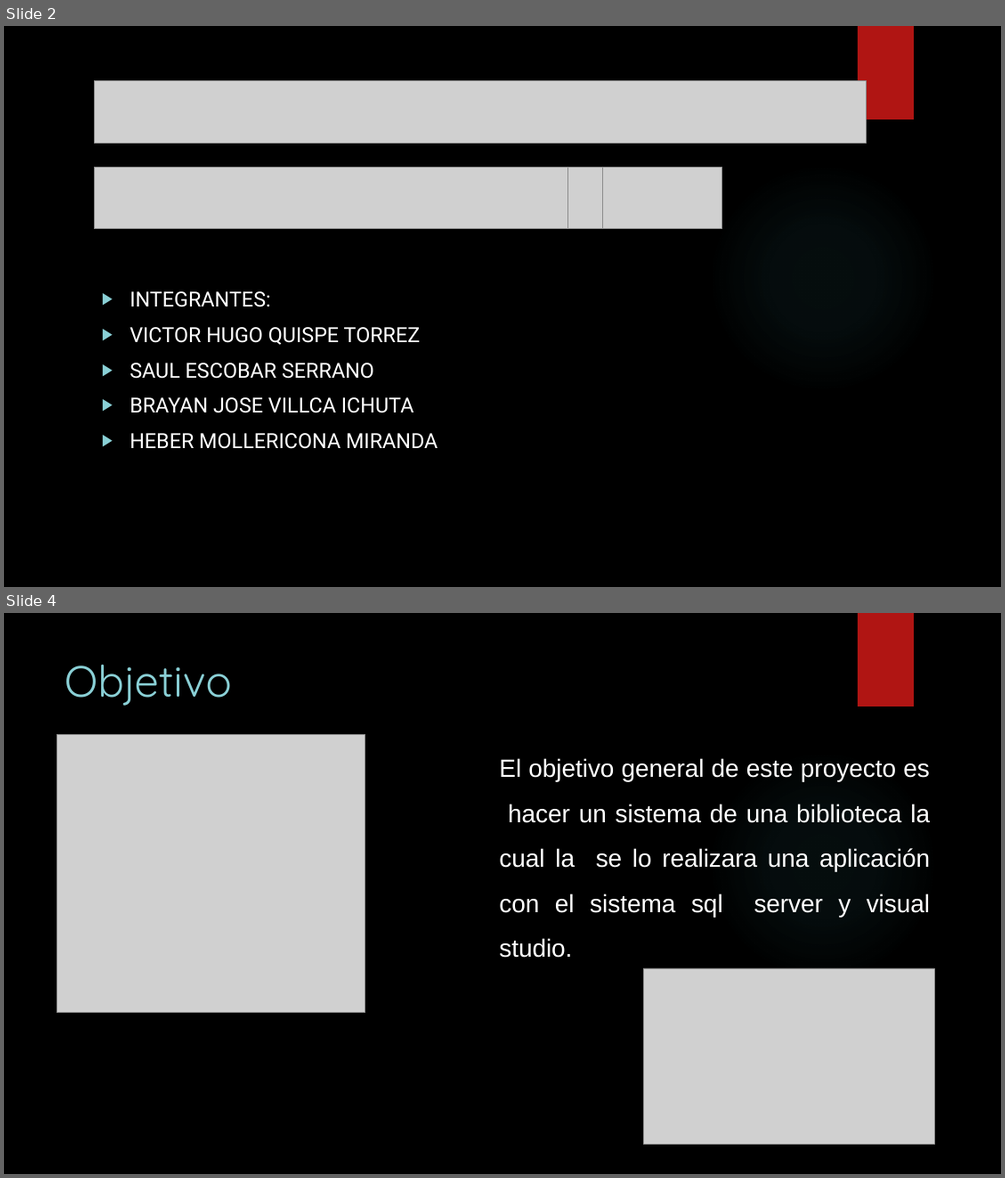
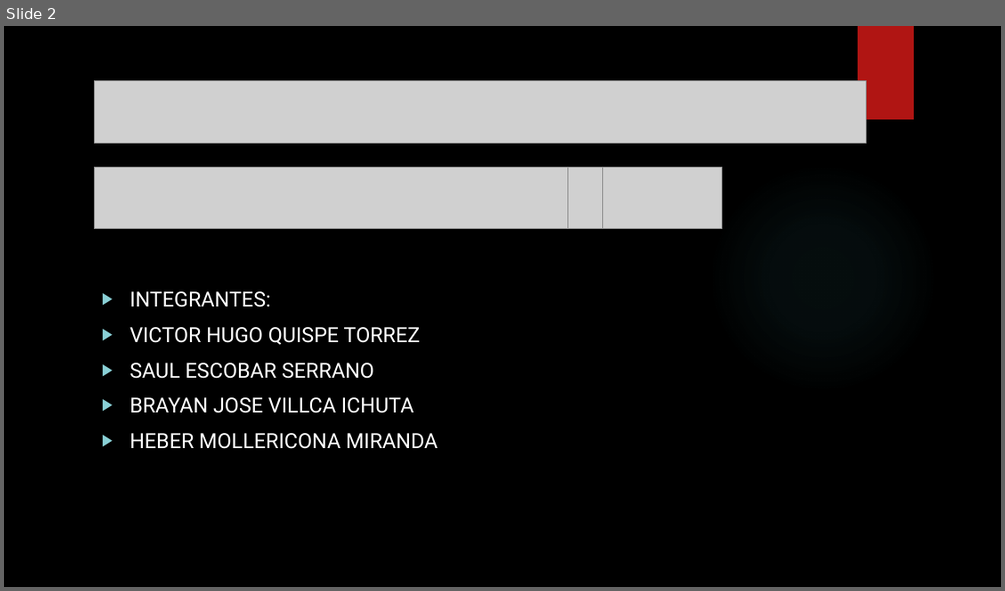
Before and after one commit to VictorQuispe19/BaseDeDatos1, a slide deck: Hito5/ProyectoFinal/PROY_BASE_DE_DATOS.pptx. Shown one above the other, each under a label of ours: slides 2 and 4 before the commit, slide 2 after it; the slides between them are not shown. The pictures are 1005x1178 and 1005x591 pixels, drawn with LibreOffice and Linux fonts; fonts in the diff are those of the drawing; grey boxes stand for pictures; background and template pictures are left out. Boxes give left, top, right and bottom in pixels: in the first picture for what was removed or moved away, otherwise in the second. Text is boxed around its words. In the diff, an @@ line names an element or a change of style, - is before the commit and + after.

```diff
--- a/Hito5/ProyectoFinal/PROY_BASE_DE_DATOS.pptx
+++ b/Hito5/ProyectoFinal/PROY_BASE_DE_DATOS.pptx
@@ slide 4 removed at <box>4,613,1001,1174</box>, background picture (left out); not listed: 2 template elements that a slide beside it also shows @@
@@ title removed at <box>65,665,232,706</box> @@
-Objetivo
@@ picture removed at <box>57,734,365,1013</box> @@
@@ text removed at <box>499,758,930,916</box> @@
-El objetivo general de este proyecto es hacer un sistema de una biblioteca la cual la se lo realizara una aplicación con el sistema sql server y visual studio.
@@ picture removed at <box>643,968,934,1144</box> @@
```
Also in this commit, not shown: 3 slides changed, 7 slides added, 4 other slides removed, 2 other files.
